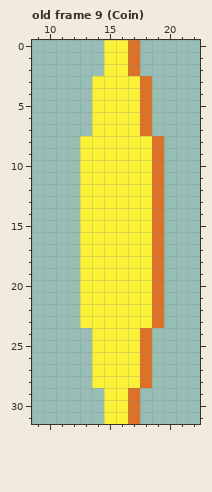
Two versions of one pixel-art file, Assets/Sprites/SpritesAse.aseprite. The first picture shows the starting point.
32x32 pixels, 20 frames. Shown: old frame 9 (Coin): x 9..22, y 0..31. The commit also changed other frames, which this record leaves out.
New version:
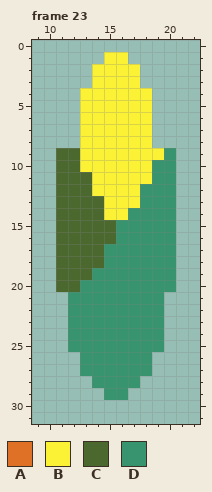
Palette (. is transparent): A #df7126  B #fbf236  C #4b692f  D #37946e
A new or re-ordered frame is compared with the old frame closest to it.
From old to new:
frames 20 -> 23
Changed rows in their new state; - is an unchanged pixel.
Frame 23 is new; against old frame 9 (Coin):
first column x 11:
 0 ----...---
 1 ------.---
 2 ---B--B---
 3 -------.--
 4 --B----B--
 5 --B----B--
 6 --B----B--
 7 --B----B--
 8 --------.-
 9 CC------BD
10 CC------DD
11 CCC-----DD
12 CCC----DDD
13 CCCC---DDD
14 CCCC--DDDD
15 CCCCCDDDDD
16 CCCCCDDDDD
17 CCCCDDDDDD
18 CCCCDDDDDD
19 CCCDDDDDDD
20 CCDDDDDDDD
21 -DDDDDDDD-
22 -DDDDDDDD-
23 -DDDDDDDD-
24 -DDDDDDDD-
25 -DDDDDDDD-
26 --DDDDDD--
27 --DDDDDD--
28 ---DDDD.--
29 ----DD.---
30 ----...---
31 ----...---
Pixel boxes of the changes (left, top, right, bottom) in both pictures:
changed: (56, 40, 176, 424)
